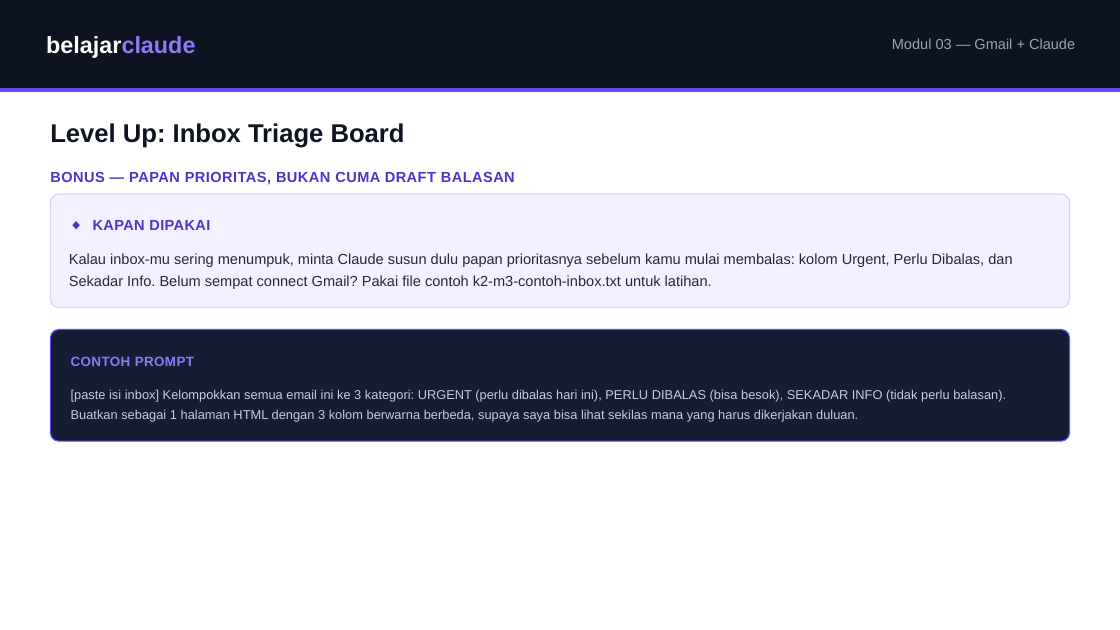
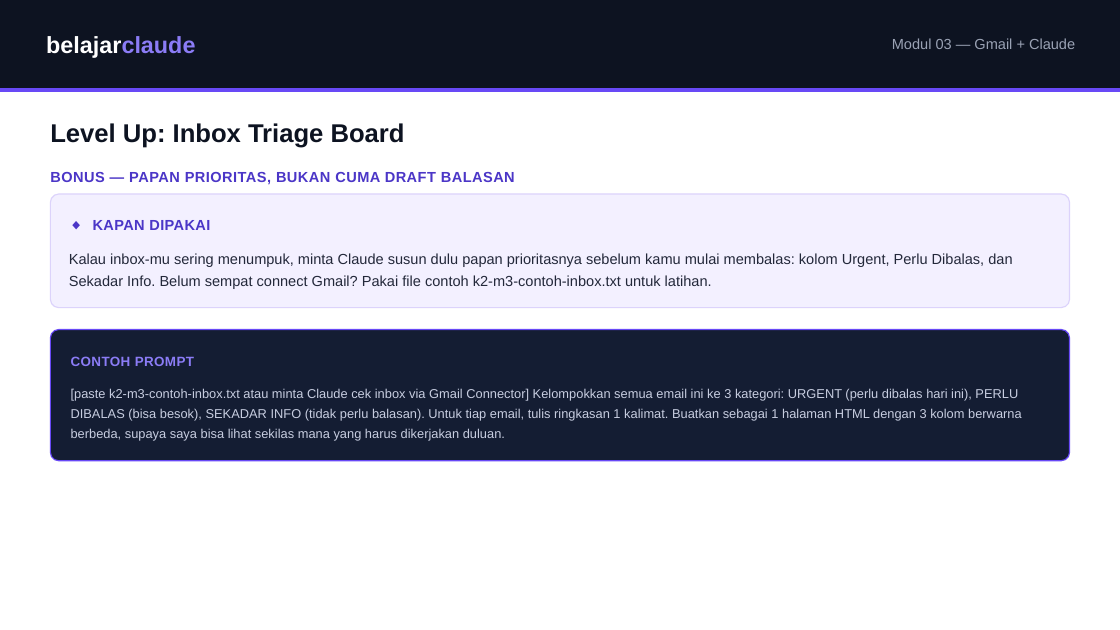
Before and after one commit to juliautomo/belajar-claude, a slide deck: slide 5 of K2-Produktivitas/M03-Gmail-Claude/K2-M03-Gmail-Claude.pptx. Drawn at 1120x630 pixels with LibreOffice and Linux fonts; fonts in the diff are those of the drawing. Boxes give left, top, right and bottom in pixels: in the first picture for what was removed or moved away, otherwise in the second. Text is boxed around its words. In the diff, an @@ line names an element or a change of style, - is before the commit and + after.

Commit message:
K2 M3: fix PPT latihan email count (1->3) and Contoh Prompt text to match HTML/PDF; align Level Up section structure (Kapan Dipakai label) across all formats; move MCP Connector bonus to bottom in HTML/PDF

```diff
--- a/K2-Produktivitas/M03-Gmail-Claude/K2-M03-Gmail-Claude.pptx
+++ b/K2-Produktivitas/M03-Gmail-Claude/K2-M03-Gmail-Claude.pptx
@@ rounded rectangle: place and size @@
-rounded rectangle at box(50, 329, 1070, 441)
+rounded rectangle at box(50, 329, 1070, 460)
@@ rounded rectangle at box(50, 329, 1070, 460): proportions changed @@
@@ text at box(71, 388, 1022, 441): text changed @@
-[paste isi inbox] Kelompokkan semua email ini ke 3 kategori: URGENT (perlu dibalas hari ini), PERLU DIBALAS (bisa besok), SEKADAR INFO (tidak perlu balasan). Buatkan sebagai 1 halaman HTML dengan 3 kolom berwarna berbeda, supaya saya bisa lihat sekilas mana yang harus dikerjakan duluan.
+[paste k2-m3-contoh-inbox.txt atau minta Claude cek inbox via Gmail Connector] Kelompokkan semua email ini ke 3 kategori: URGENT (perlu dibalas hari ini), PERLU DIBALAS (bisa besok), SEKADAR INFO (tidak perlu balasan). Untuk tiap email, tulis ringkasan 1 kalimat. Buatkan sebagai 1 halaman HTML dengan 3 kolom berwarna berbeda, supaya saya bisa lihat sekilas mana yang harus dikerjakan duluan.
```
Also in this commit, not shown: 1 other slide changed, 1 other file.
